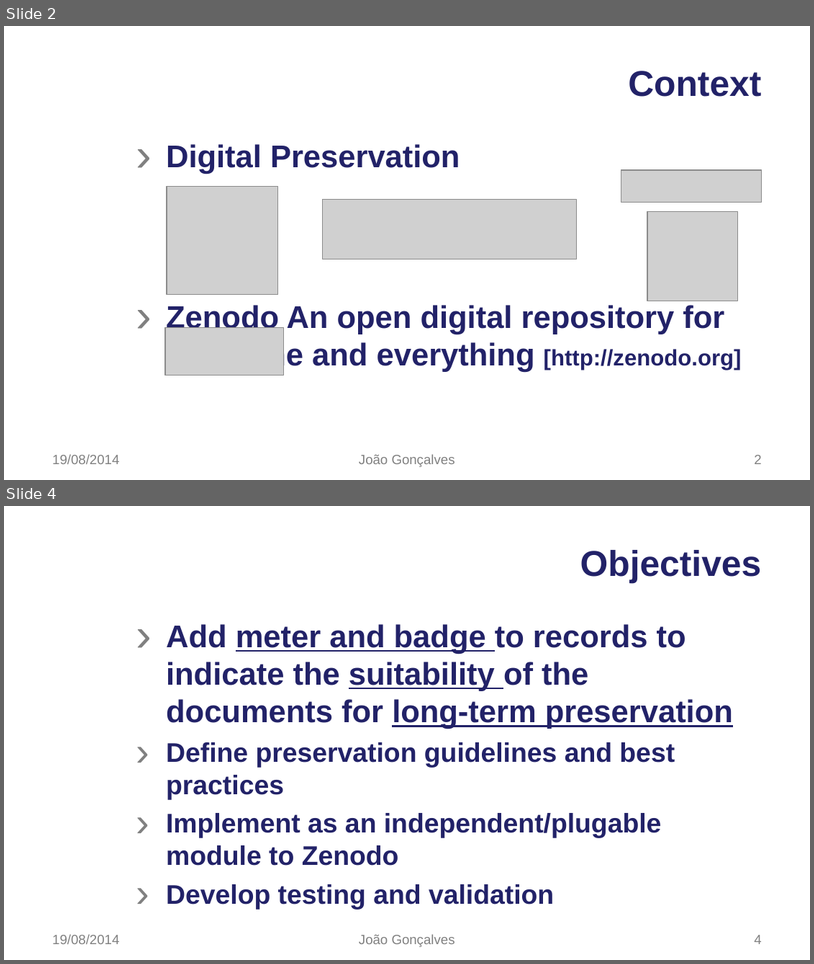
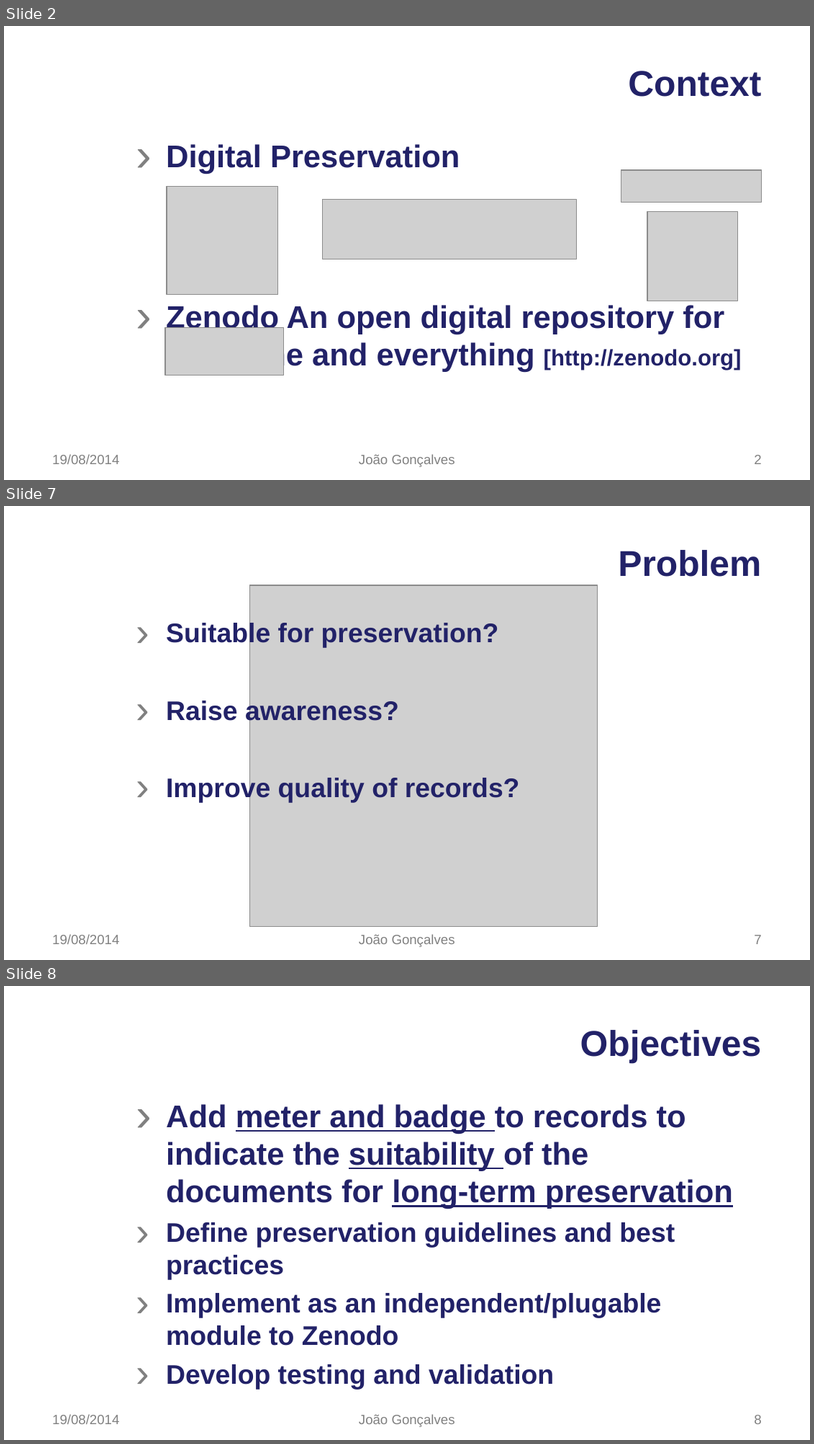
Before and after one commit to jsvgoncalves/summer-project, a slide deck: CERN#JoaoGoncalves-RC1.odp. Shown one above the other, each under a label of ours: slides 2 and 4 before the commit, slides 2, 7 and 8 after it; the slides between them are not shown. The pictures are 814x964 and 814x1444 pixels, drawn with LibreOffice and Linux fonts; fonts in the diff are those of the drawing; grey boxes stand for pictures; background and template pictures are left out. Boxes give left, top, right and bottom in pixels: in the first picture for what was removed or moved away, otherwise in the second. Text is boxed around its words. In the diff, an @@ line names an element or a change of style, - is before the commit and + after.

```diff
--- a/CERN#JoaoGoncalves-RC1.odp
+++ b/CERN#JoaoGoncalves-RC1.odp
@@ slide 7 added at (x1=4, y1=506, x2=810, y2=960), background picture (left out) @@
@@ title added at (x1=618, y1=550, x2=761, y2=577), 32 pt, text #222268, bold @@
+Problem
@@ picture added at (x1=250, y1=585, x2=597, y2=926) @@
@@ text added at (x1=166, y1=621, x2=520, y2=802), 24 pt, text #222268, bold @@
+› Suitable for preservation?
+› Raise awareness?
+› Improve quality of records?
@@ text added at (x1=52, y1=934, x2=119, y2=944), 12 pt, text #808080 @@
+19/08/2014
@@ text added at (x1=359, y1=934, x2=455, y2=947), 12 pt, text #808080 @@
+João Gonçalves
@@ page number added at (x1=754, y1=934, x2=761, y2=944), 12 pt, text #808080 @@
+7
@@ what was slide 4 is now slide 8 @@
@@ page number at (x1=754, y1=1414, x2=761, y2=1424): text changed @@
-4
+8
```
Also in this commit, not shown: 2 slides changed, 6 other slides added, 1 other file.
